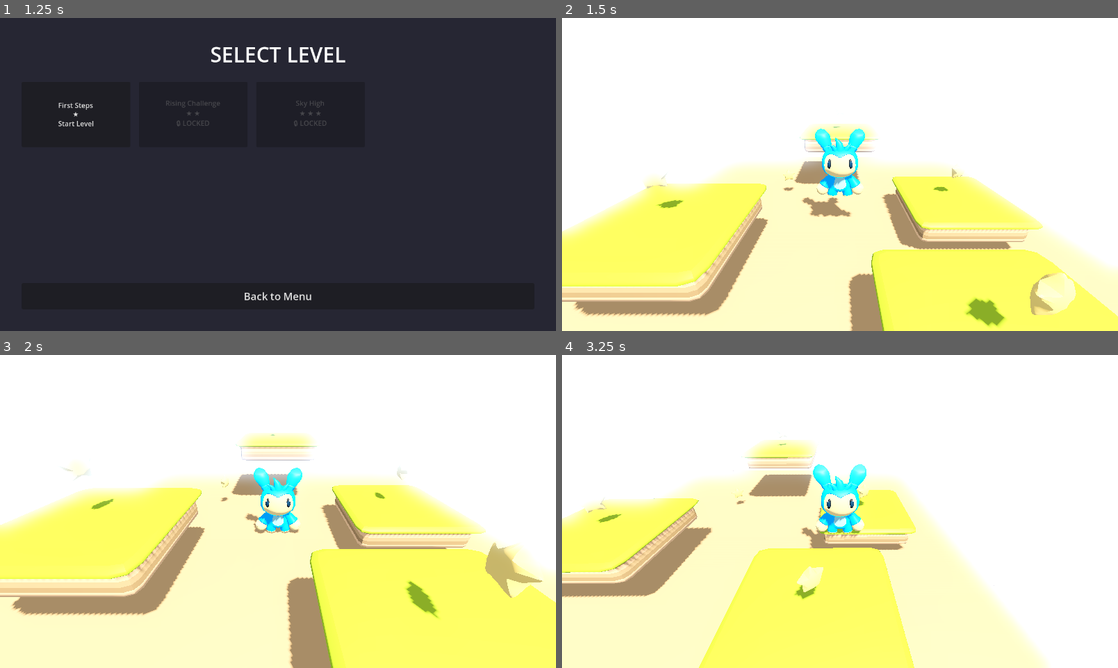
Above: before the commit, frames 1-4 (two rows, left to right).
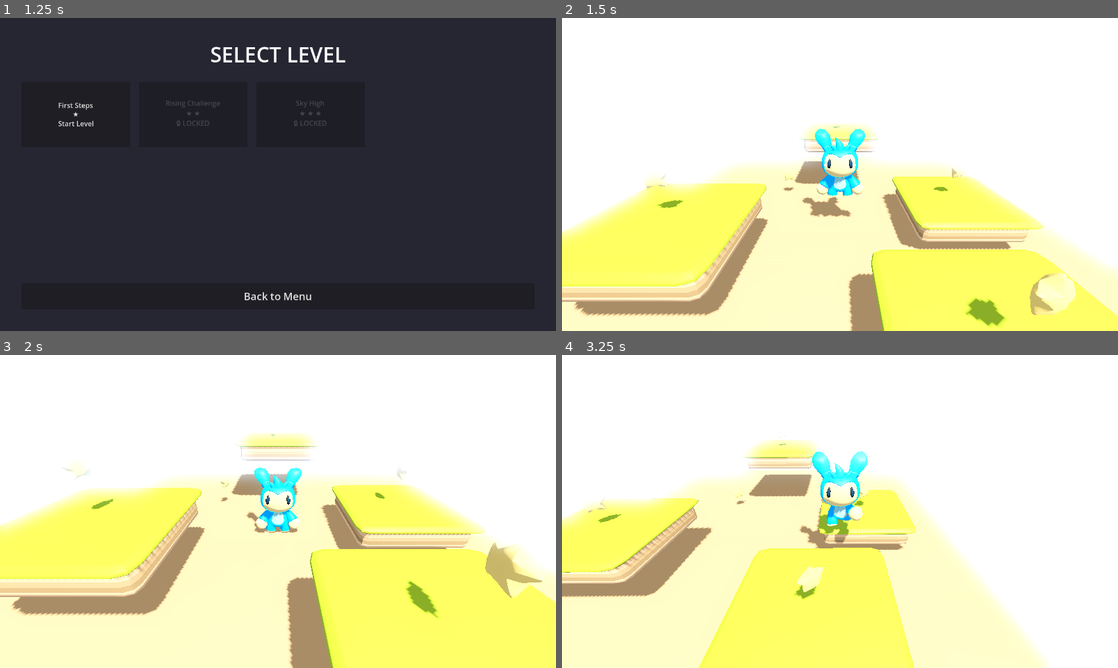
Above: after the commit, the same moments.

Repository: mikefossati/godot_platdemo
Game: Godot game, scene res://scenes/ui/main_menu.tscn
The game is run twice, just before and just after one commit, with the same random seed, the same clock (stepped at 60 frames per second) and the same inputs.
Inputs:
- Up to frame 1 (1.25 s): click "START GAME" at 0.5 s
- Up to frame 2 (1.5 s): click "First Steps ★ Start Level" at 1.25 s
- Up to frame 3 (2 s): no input
- Up to frame 4 (3.25 s): hold D (move_right) 2.03-2.78 s; tap Space (jump) at 2.27, 3.02 s; hold S (move_back) from 2.78 s (still down)

Frame 1 is identical in both runs. In frame 2, less than 0.1% of the frame differs, in the area x 44-55%, y 35-63%; in frame 3, 0.7%; in frame 4, 1.9%, in the area x 42-55%, y 30-62%.

Commit message:
fix: use auto-advance mode for Start to Idle transition
Change Start->Idle transition to use advance_mode = 2 (AUTO) with switch_mode = 2, matching the pattern used by other auto-transitions (Jump->Airborne, Land->Idle). Since Start has no animation, it will auto-advance to Idle immediately on startup.

Configuration:
- switch_mode = 2 (start from beginning)
- advance_mode = 2 (auto-advance at end of animation)
- No advance_condition (unconditional transition)

🤖 Generated with [Claude Code](https://claude.com/claude-code)

Co-Authored-By: Claude Sonnet 4.5 <noreply@anthropic.com>

Diff:
--- a/scenes/player/player.tscn
+++ b/scenes/player/player.tscn
@@ -23,7 +23,8 @@
 animation = &"Jump_Land"
 
 [sub_resource type="AnimationNodeStateMachineTransition" id="AnimationNodeStateMachineTransition_start_to_idle"]
-advance_mode = 1
+switch_mode = 2
+advance_mode = 2
 
 [sub_resource type="AnimationNodeStateMachineTransition" id="AnimationNodeStateMachineTransition_idle_to_walk"]
 xfade_time = 0.2
